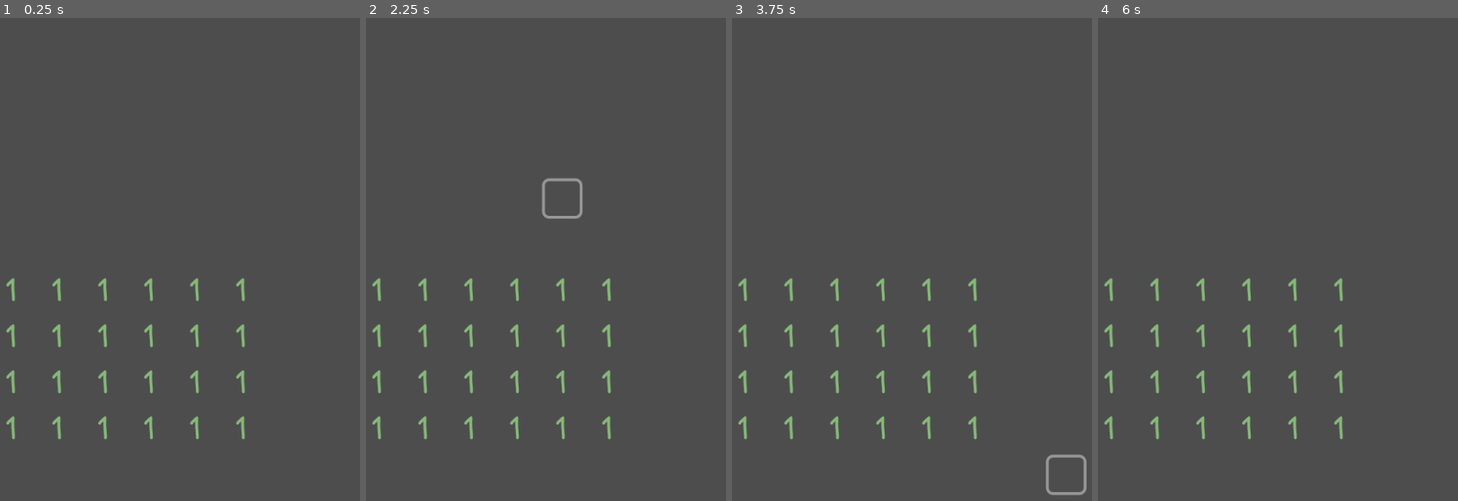
Above: before the commit, frames 1-4 (left to right).
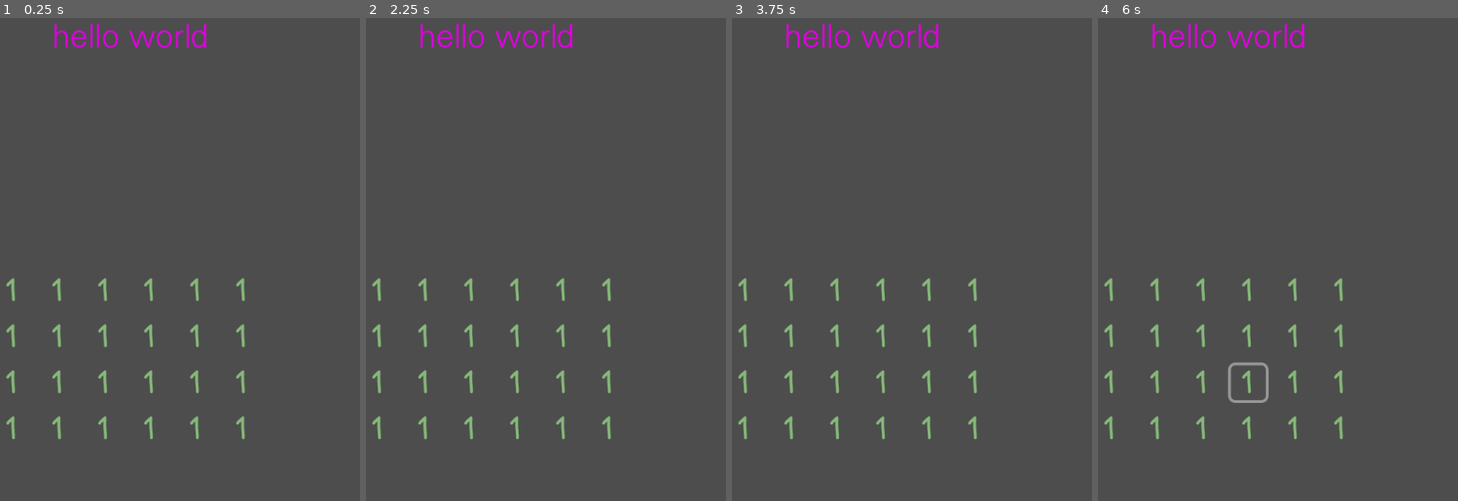
Above: after the commit, the same moments.

Repository: JosePedroDias/merge_or_die
Game: Godot game, scene res://main_scene.tscn
Same seed, same stepped clock (60 frames per second), same inputs: the game is played once before the commit and once after it.
Inputs (mouse positions are in pixels of both pictures, inside the frame that each line leads up to):
- Up to frame 1 (0.25 s): no input
- Up to frame 2 (2.25 s): tap Enter at 0.5, 2 s; move the mouse to (650, 322) at 0.52 s; click (650, 322) at 0.67 s; tap Space at 1.25 s; move the mouse to (outside the picture) at 1.27 s; click (outside the picture) at 1.42 s; move the mouse to (564, 201) at 2.02 s; click (564, 201) at 2.17 s
- Up to frame 3 (3.75 s): tap Space at 2.75 s; move the mouse to (outside the picture) at 2.77 s; click (outside the picture) at 2.92 s; tap Enter at 3.5 s; move the mouse to (1074, 467) at 3.52 s; click (1074, 467) at 3.67 s
- Up to frame 4 (6 s): tap Space at 4.25 s; move the mouse to (outside the picture) at 4.27 s; click (outside the picture) at 4.42 s; move the mouse to (1260, 360) at 5.02 s; click (1260, 360) at 5.17 s; move the mouse to (1116, 182) at 5.77 s; click (1116, 182) at 5.92 s

The runs differ from the first frame. In frame 1, 0.7% of the frame differs, in the area x 14-58%, y 1-7%; in frame 2, 0.9%; in frame 3, 1.0%, in the area x 14-99%, y 1-99%; in frame 4, 0.9%.
Error before the commit: Invalid operands 'Nil' and 'int' in operator '+'. (res://Scripts/merge_grid.gd:136)

Commit message:
validated clicked cells, 1st UI label WIP

Diff:
--- a/Scripts/merge_grid.gd
+++ b/Scripts/merge_grid.gd
@@ -107,12 +107,18 @@
 	return null
 
 func set_highlight(coords: Vector2i, state: bool):
-	#highlighted = coords
 	clear_layer(HIGHLIGHTS_LAYER)
 	if state:
 		set_cell(HIGHLIGHTS_LAYER, coords, TILE_SET_ID, CELLS["highlight"])
 	else:
 		erase_cell(HIGHLIGHTS_LAYER, coords)
+
+func _validate_coords(coords):
+	var min_x = int(-columns/2.0)
+	var min_y = int(-rows/2.0)
+	var x = coords[0]
+	var y = coords[1]
+	return x >= min_x && x < min_x + columns && y >= min_y && y < min_y + rows
 
 func _input(event: InputEvent):
 	if !(event is InputEventMouseButton) || !event.pressed:
@@ -120,10 +126,22 @@
 
 	var coord = local_to_map(get_local_mouse_position())
 
+	print(coord)
+	var is_valid = _validate_coords(coord)
+	if !is_valid:
+		print('early abort')
+		return
+
 	if highlighted == null:
+		# first pair click
 		highlighted = coord
 		set_highlight(coord, true)
+	elif highlighted && highlighted[0] == coord[0] && highlighted[1] == coord[1]:
+		# same cell
+		highlighted = null
+		set_highlight(coord, false)
 	else:
+		# regular pair
 		var coord0 = highlighted
 		highlighted = null
 		set_highlight(coord, false)
@@ -132,11 +150,13 @@
 		var v0 = get_tile_num(coord0)
 
 		if v == v0:
+			# numbers are the same, ok
 			erase_cell(DEFAULT_LAYER, coord0)
 			v += 1
 			set_tile_cell(coord, v)
 			mergeAudio.play()
 		else:
+			# numbers differ, penalize player!
 			mistakeAudio.play()
 			bar_left -= 1.0
 
--- a/main_scene.tscn
+++ b/main_scene.tscn
@@ -7,6 +7,7 @@
 [ext_resource type="AudioStream" uid="uid://dhp44rhsqogo6" path="res://Assets/Sounds/merge.wav" id="5_n1hh7"]
 [ext_resource type="AudioStream" uid="uid://br4n1qr3xebvq" path="res://Assets/Sounds/mistake.wav" id="6_g1d2b"]
 [ext_resource type="AudioStream" uid="uid://dlcq661o7im5m" path="res://Assets/Sounds/penalty.wav" id="7_oh786"]
+[ext_resource type="FontFile" uid="uid://c8r7c6ao811bi" path="res://Assets/Fonts/univers-light-normal.ttf" id="8_rrej1"]
 
 [sub_resource type="TileSetAtlasSource" id="TileSetAtlasSource_0o4vv"]
 texture = ExtResource("1_x3oqr")
@@ -29,6 +30,11 @@
 custom_data_layer_0/name = "num"
 custom_data_layer_0/type = 2
 sources/0 = SubResource("TileSetAtlasSource_0o4vv")
+
+[sub_resource type="LabelSettings" id="LabelSettings_3bsop"]
+font = ExtResource("8_rrej1")
+font_size = 45
+font_color = Color(0.886275, 0, 0.886275, 1)
 
 [node name="main_scene" type="Node2D"]
 
@@ -70,3 +76,11 @@
 [node name="AudioStreamPlayerPenalty" type="AudioStreamPlayer" parent="."]
 stream = ExtResource("7_oh786")
 volume_db = -13.974
+
+[node name="Label" type="Label" parent="."]
+offset_left = -105.0
+offset_top = -471.0
+offset_right = 114.0
+offset_bottom = -425.0
+text = "hello world"
+label_settings = SubResource("LabelSettings_3bsop")
Binary file added: Assets/Fonts/univers-light-normal.ttf
Not shown, added: Assets/Fonts/univers-light-normal.ttf.import
Not shown: 1 places in main_scene.tscn that only renumber resources
